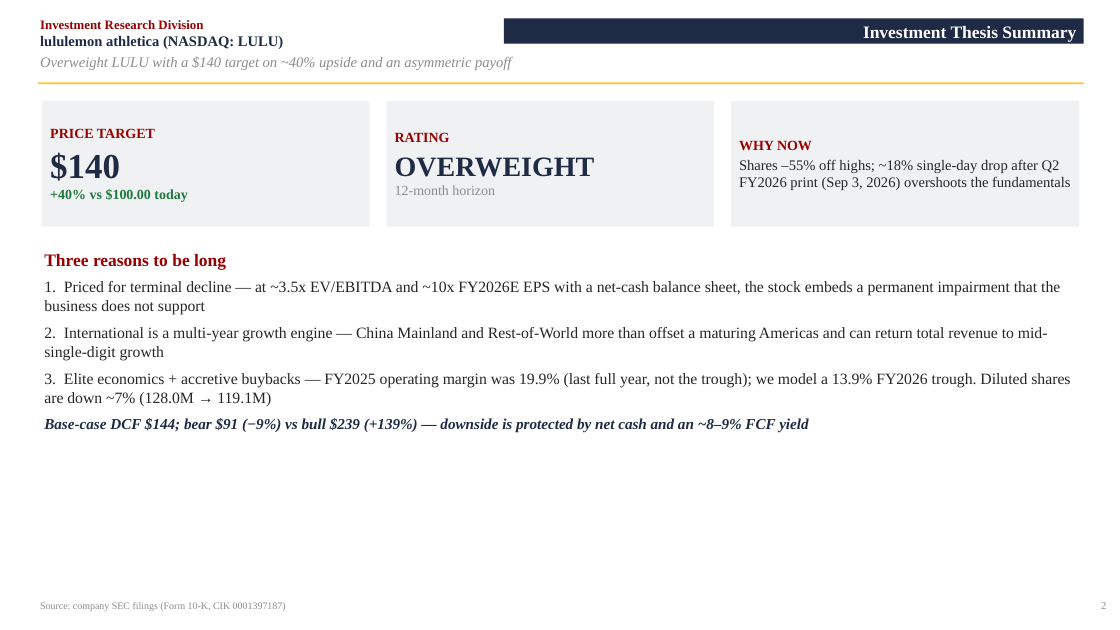
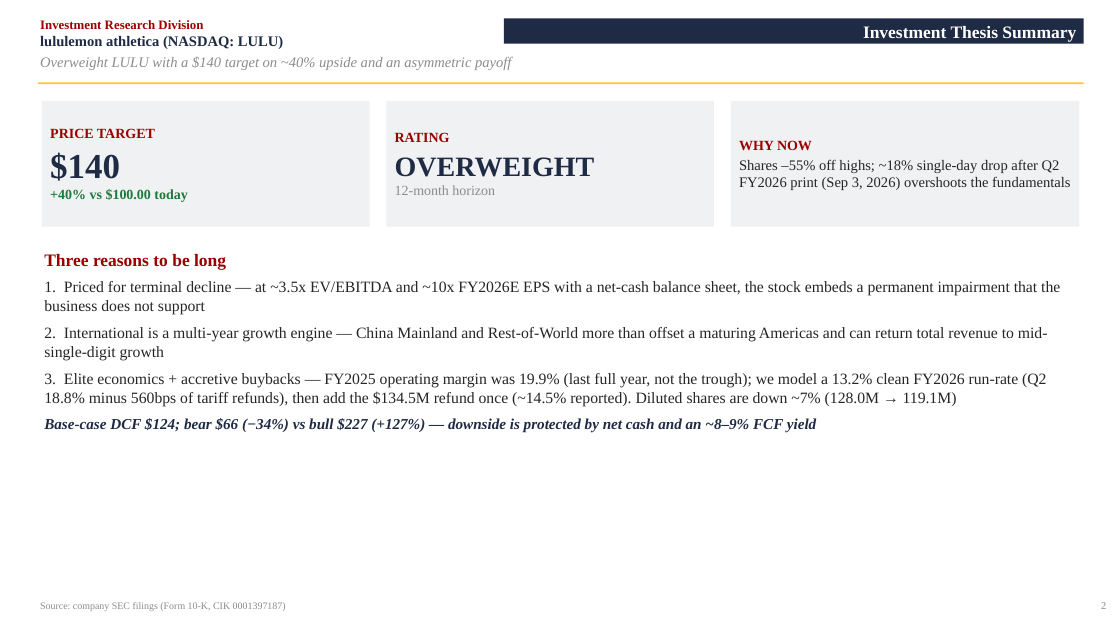
Before and after one commit to vengeanceaiUSC/RM, a slide deck: slide 3 of LULU/LULU_Investment_Pitch_Deck.pptx. Drawn at 1120x630 pixels with LibreOffice and Linux fonts; fonts in the diff are those of the drawing. Boxes give left, top, right and bottom in pixels: in the first picture for what was removed or moved away, otherwise in the second. Text is boxed around its words. In the diff, an @@ line names an element or a change of style, - is before the commit and + after.

```diff
--- a/LULU/LULU_Investment_Pitch_Deck.pptx
+++ b/LULU/LULU_Investment_Pitch_Deck.pptx
@@ text at box(44, 373, 1046, 433): text changed @@
-3. Elite economics + accretive buybacks — FY2025 operating margin was 19.9% (last full year, not the trough); we model a 13.9% FY2026 trough. Diluted shares are down ~7% (128.0M → 119.1M)
-Base-case DCF $144; bear $91 (−9%) vs bull $239 (+139%) — downside is protected by net cash and an ~8–9% FCF yield
+3. Elite economics + accretive buybacks — FY2025 operating margin was 19.9% (last full year, not the trough); we model a 13.2% clean FY2026 run-rate (Q2 18.8% minus 560bps of tariff refunds), then add the $134.5M refund once (~14.5% reported). Diluted shares are down ~7% (128.0M → 119.1M)
+Base-case DCF $124; bear $66 (−34%) vs bull $227 (+127%) — downside is protected by net cash and an ~8–9% FCF yield
```
Also in this commit, not shown: 8 other slides changed, 5 other files.
